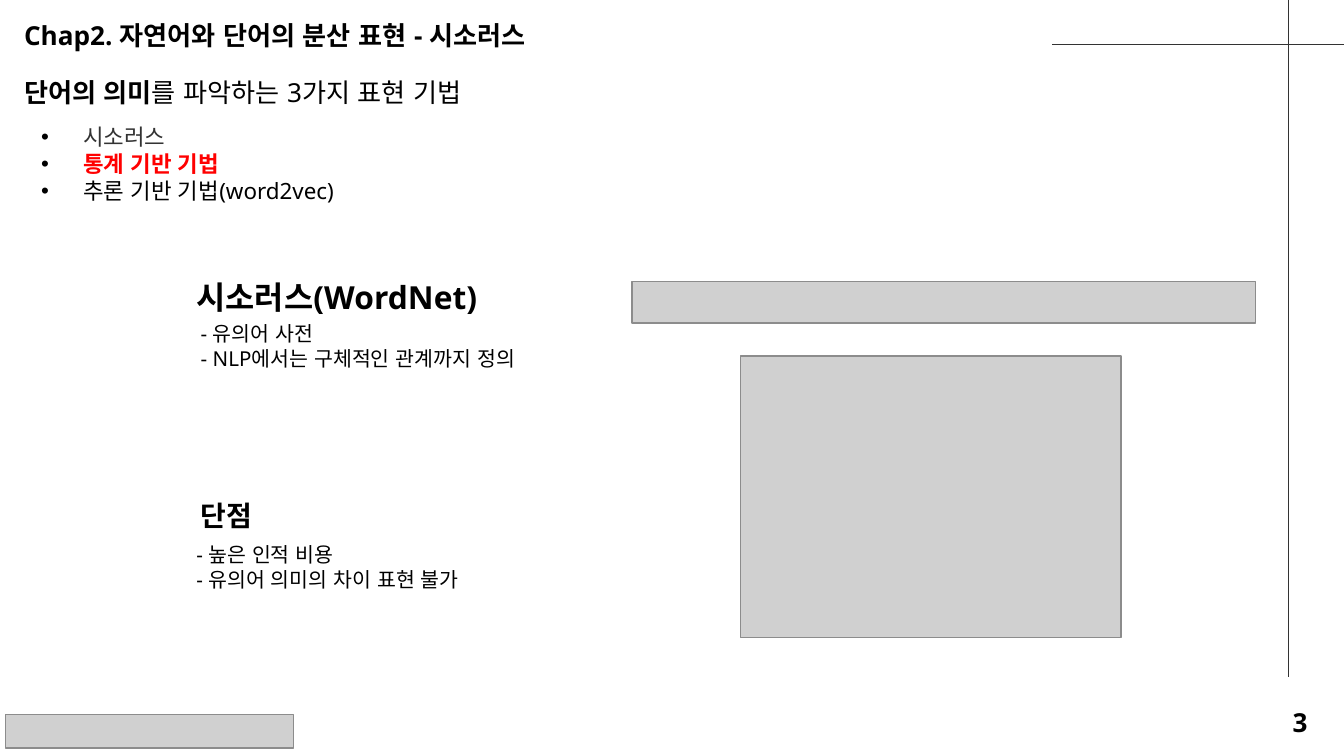
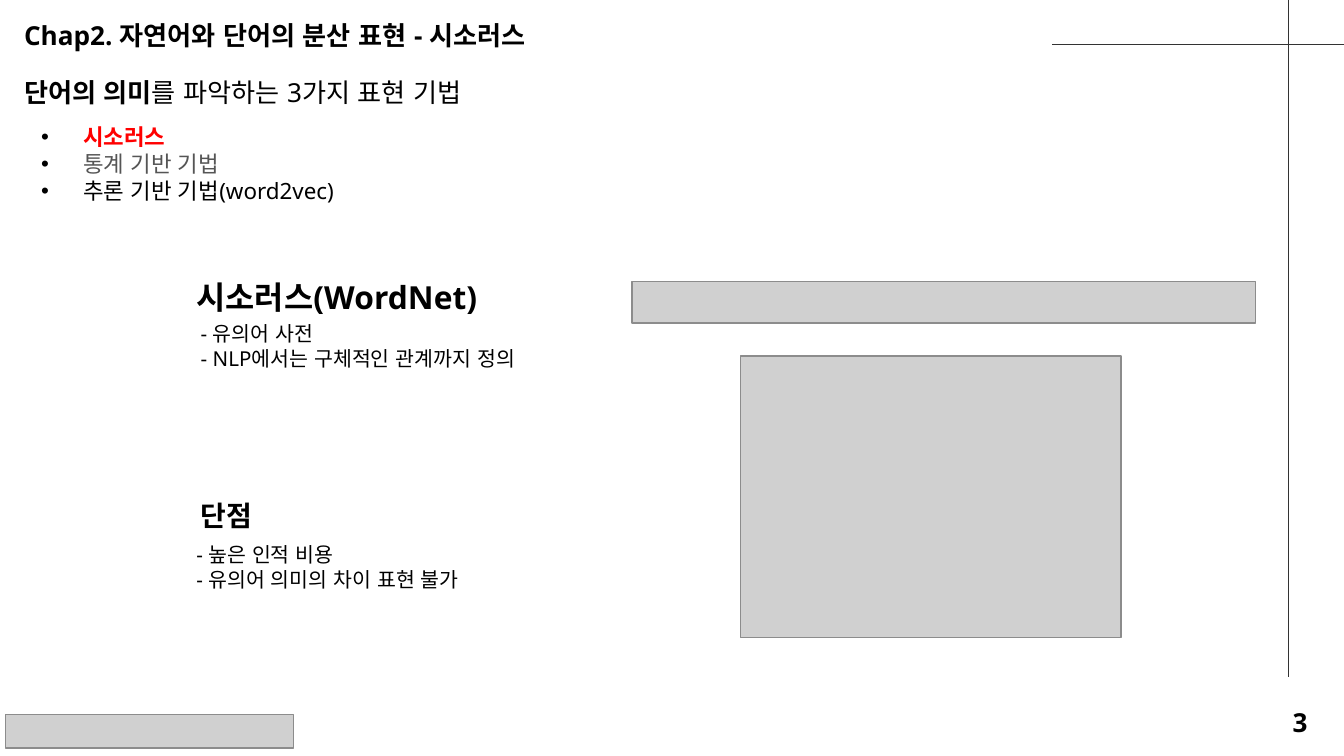
Before and after one commit to seungdeng/Deep-Learning-from-Scratch, a slide deck: slide 3 of study/발표자료/20250220_밑딥2_이승건_chap2345발표자료_NotoSans.pptx. Drawn at 1344x756 pixels with LibreOffice and Linux fonts; fonts in the diff are those of the drawing; grey boxes stand for pictures. Boxes give left, top, right and bottom in pixels: in the first picture for what was removed or moved away, otherwise in the second. Text is boxed around its words. In the diff, an @@ line names an element or a change of style, - is before the commit and + after.

```diff
--- a/study/발표자료/20250220_밑딥2_이승건_chap2345발표자료_NotoSans.pptx
+++ b/study/발표자료/20250220_밑딥2_이승건_chap2345발표자료_NotoSans.pptx
@@ text at [83, 126, 219, 174]: text colour #333333 to #FF0000, bold on in "시소러스"; text colour #FF0000 to #555555, bold off in "통계 기반 기법" @@
```
Also in this commit, not shown: 3 other slides changed.
